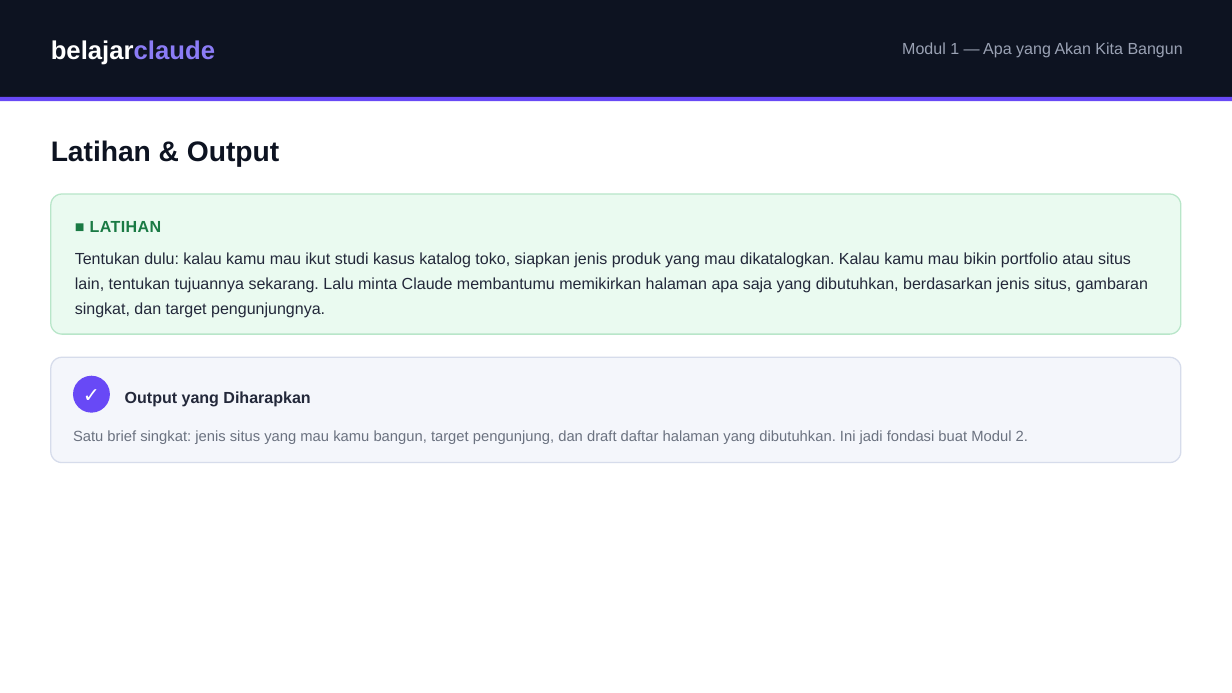
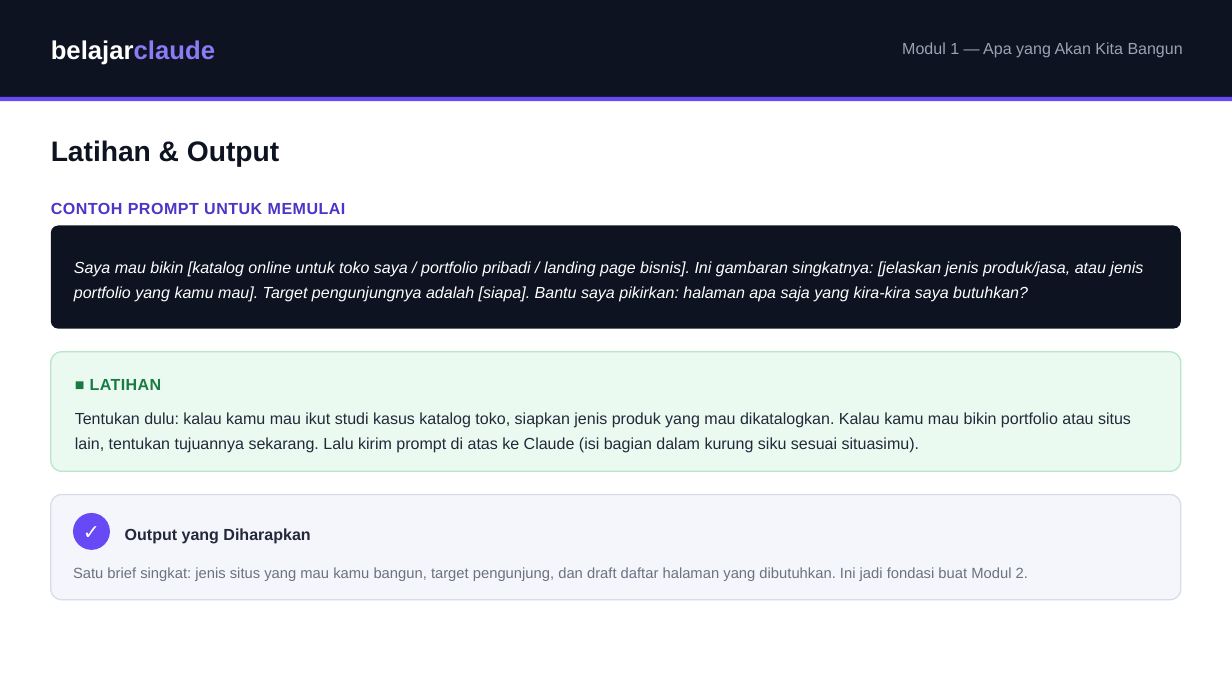
Before and after one commit to juliautomo/belajar-claude, a slide deck: slide 6 of Bikin-Website/M01-Apa-yang-Akan-Kita-Bangun/BW-M01-Apa-yang-Akan-Kita-Bangun.pptx. Drawn at 1232x693 pixels with LibreOffice and Linux fonts; fonts in the diff are those of the drawing. Boxes give left, top, right and bottom in pixels: in the first picture for what was removed or moved away, otherwise in the second. Text is boxed around its words. In the diff, an @@ line names an element or a change of style, - is before the commit and + after.

Commit message:
Align Bikin Website deck prompt-box styling with Analisis Data's
Analisis Data's decks visually distinguish an actual copy-paste prompt with
a dedicated dark-navy italic box (promptBox in ad_style.js), separate from
its light-purple instructional callouts. The Bikin Website decks were
showing example prompts inside the same generic light-purple callout as
regular tips, losing that distinction.

- M02, M04, M05: converted existing 'Contoh Prompt ...' callouts to a
  purple section label + dark prompt box, matching AD's exact pattern and
  colors.
- M01, M03, M08: added a prompt-box teaching moment where the module had
  none before, despite the site's own content page (bikin-website-content.html)
  already showing a real prompt at that point (.prompt-box class) -- pulled
  the exact wording from there so deck and site content agree.
- M06, M07 unchanged in content (GitHub/Vercel setup has no prompt-writing
  step, matching AD's own pattern of skipping promptBox where it doesn't apply).

Visually verified against rendered AD-M05 slides -- same navy/purple/green
palette, same box treatment, no overflow.

```diff
--- a/Bikin-Website/M01-Apa-yang-Akan-Kita-Bangun/BW-M01-Apa-yang-Akan-Kita-Bangun.pptx
+++ b/Bikin-Website/M01-Apa-yang-Akan-Kita-Bangun/BW-M01-Apa-yang-Akan-Kita-Bangun.pptx
@@ text added at [51,203,346,214], 12.5 pt, text #4B36C7, bold @@
+CONTOH PROMPT UNTUK MEMULAI
@@ rounded rectangle: place and size @@
-rounded rectangle at [51,194,1181,335]
+rounded rectangle at [51,226,1181,329]
@@ rounded rectangle at [51,226,1181,329]: fill #EAFAF0 to #0D1321; outline #B8E6C9 1 pt to none; proportions changed @@
@@ text at [74,261,1143,302]: text changed; text colour #23283A to #FFFFFF; italic on @@
-Tentukan dulu: kalau kamu mau ikut studi kasus katalog toko, siapkan jenis produk yang mau dikatalogkan. Kalau kamu mau bikin portfolio atau situs lain, tentukan tujuannya sekarang. Lalu minta Claude membantumu memikirkan halaman apa saja yang dibutuhkan, berdasarkan jenis situs, gambaran singkat, dan target pengunjungnya.
+Saya mau bikin [katalog online untuk toko saya / portfolio pribadi / landing page bisnis]. Ini gambaran singkatnya: [jelaskan jenis produk/jasa, atau jenis portfolio yang kamu mau]. Target pengunjungnya adalah [siapa]. Bantu saya pikirkan: halaman apa saja yang kira-kira saya butuhkan?
@@ rounded rectangle: place and size @@
-rounded rectangle at [51,358,1181,463]
+rounded rectangle at [51,352,1181,471]
@@ rounded rectangle at [51,352,1181,471]: fill #F4F6FB to #EAFAF0; outline #D6DCEB 1 pt to #B8E6C9 1 pt; proportions changed @@
@@ text "■ LATIHAN": place and size @@
-text "■ LATIHAN" at [90,221,161,232]
+text "■ LATIHAN" at [90,379,161,390]
@@ text added at [75,412,1131,453], 12.5 pt, text #23283A @@
+Tentukan dulu: kalau kamu mau ikut studi kasus katalog toko, siapkan jenis produk yang mau dikatalogkan. Kalau kamu mau bikin portfolio atau situs lain, tentukan tujuannya sekarang. Lalu kirim prompt di atas ke Claude (isi bagian dalam kurung siku sesuai situasimu).
@@ rounded rectangle added at [51,494,1181,600], fill #F4F6FB, outline #D6DCEB 1 pt @@
@@ 3 texts, 1 ellipse: place and size @@
-3 texts, 1 ellipse at [73,376,1028,444]
+3 texts, 1 ellipse at [73,513,1028,581]
```
Also in this commit, not shown: 5 other files.
